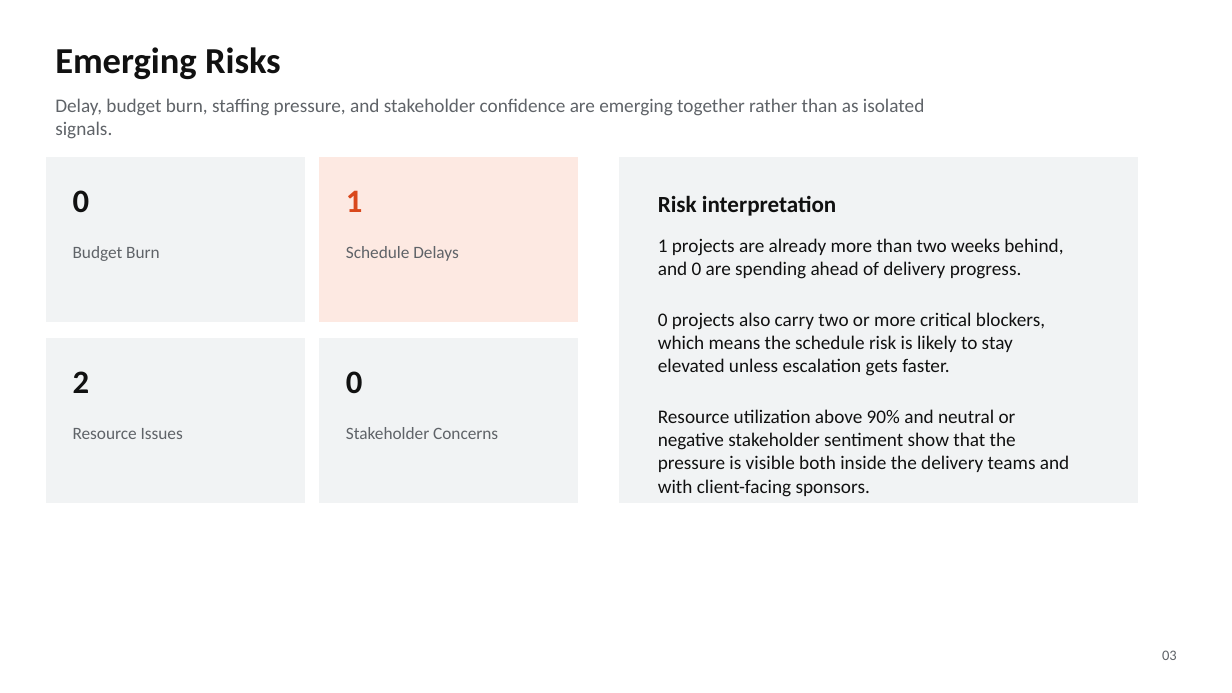
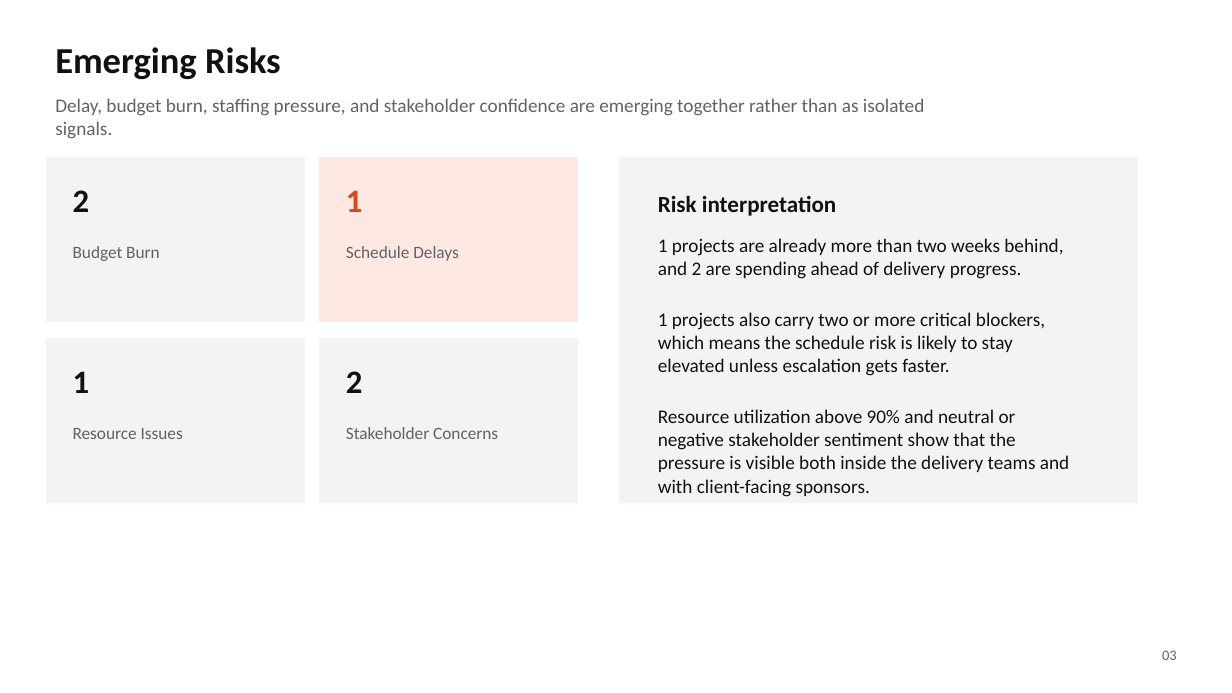
Before and after one commit to Rajibpanda01/Project-Health-Reporting-Agent, a slide deck: slide 3 of deliverables/monthly_executive_deck.pptx. Drawn at 1232x693 pixels with LibreOffice and Linux fonts; fonts in the diff are those of the drawing. Boxes give left, top, right and bottom in pixels: in the first picture for what was removed or moved away, otherwise in the second. Text is boxed around its words. In the diff, an @@ line names an element or a change of style, - is before the commit and + after.

```diff
--- a/deliverables/monthly_executive_deck.pptx
+++ b/deliverables/monthly_executive_deck.pptx
@@ text at (x1=73, y1=190, x2=90, y2=212): text changed @@
-0
+2
@@ text at (x1=658, y1=238, x2=1063, y2=376): text changed @@
-1 projects are already more than two weeks behind, and 0 are spending ahead of delivery progress.
-0 projects also carry two or more critical blockers, which means the schedule risk is likely to stay elevated unless escalation gets faster.
+1 projects are already more than two weeks behind, and 2 are spending ahead of delivery progress.
+1 projects also carry two or more critical blockers, which means the schedule risk is likely to stay elevated unless escalation gets faster.
@@ text at (x1=73, y1=371, x2=90, y2=393): text changed @@
-2
+1
@@ text at (x1=346, y1=371, x2=363, y2=393): text changed @@
-0
+2
```
Also in this commit, not shown: 4 other slides changed, 17 other files.
